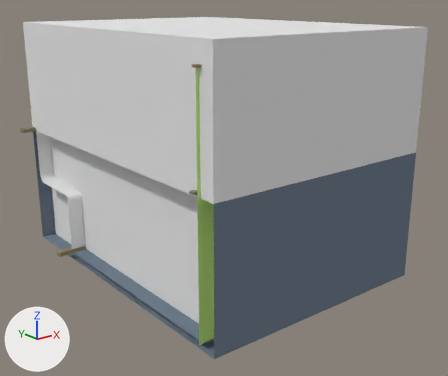
The Blender file app/models/Kitchen/lickthewhisk.blend, before and after one commit.
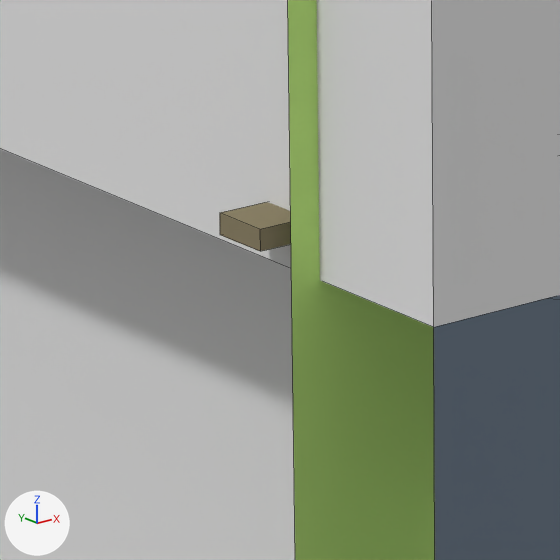
Old and new are each drawn whole from a camera (50 mm lens) standing at (-19.07, -32.14, 10.74) and looking at (0.25, -7.99, 1.08) and again close up on the part from 37% to 51% of the width and 44% to 61% of the height. The lights are fixed; the arrows at lower left show +X, +Y and +Z. The close-ups show mesh edges as thin lines.

The first close-up shows 'Room'.
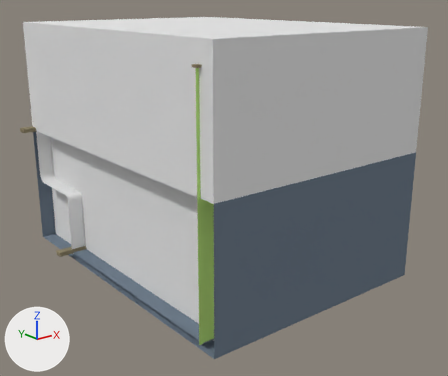
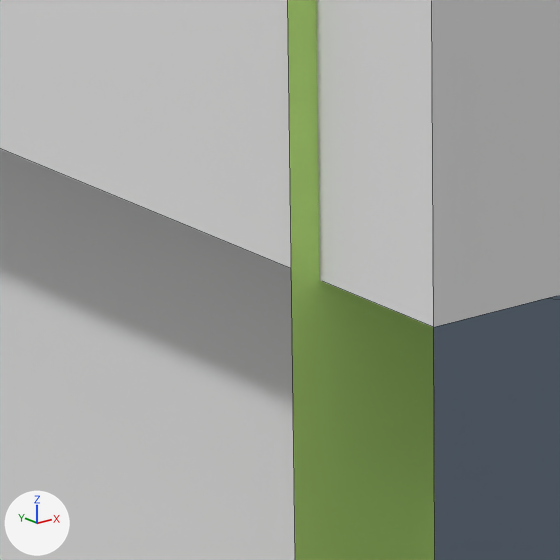
Edits to the scene script, one JSON object a line:
```json
{"block": "me_cube_002", "where": "me_cube_002.from_pydata(...)  # 60 vertices, 43 faces; spans x -1.0..0.95, y -1.0..0.92, z -1.0..0.85"}
{"block": "me_cube_002", "where": "# used by ob_room; location = (0.355, -6.749, 3.68); scale = (6.73, 8.57, 6.6)"}
{"block": "me_cube_002", "change": "me_cube_002 part 1: the loose piece of 8 vertices spanning x -1.0..-0.61, y -0.9..-0.87, z 0.0..0.01 is deleted"}
```

Where the change shows, as pixel boxes [x1, y1, x2, y2] in the close-ups (560 x 560 px):
```json
{"part": 1, "of": "me_cube_002", "change": "deleted", "before": [220, 202, 291, 251], "on screen": "yellow"}
```
